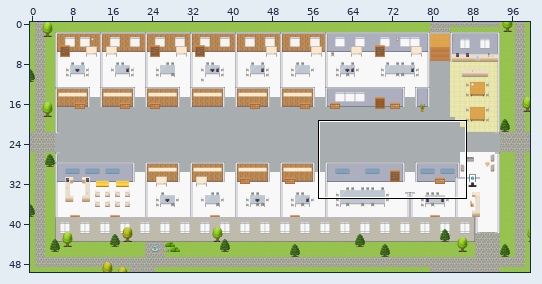
Tiled map (JSON), stored at maps/CS-Customer-Experience-Platform-Farmer-Experience-Unit.tmj. The picture above shows the old version from afar; the outline marks the close-up.
Close-up. Old version:
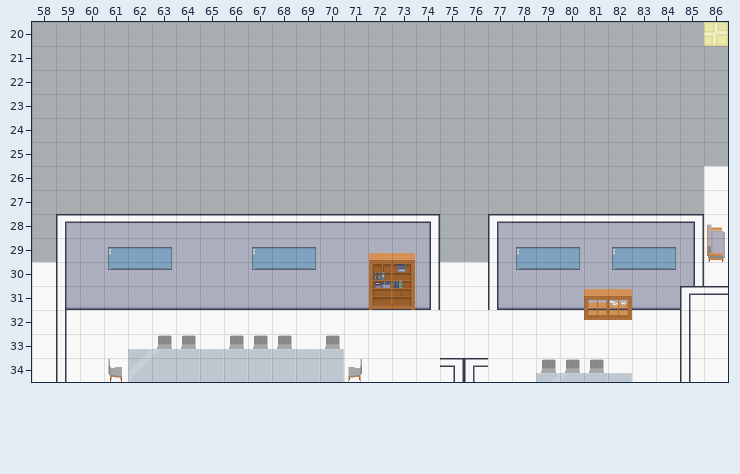
Cells are 32x32 px. Shown: x 58..86, y 20..34. The commit also changed other parts of the map, which this record leaves out.
The result:
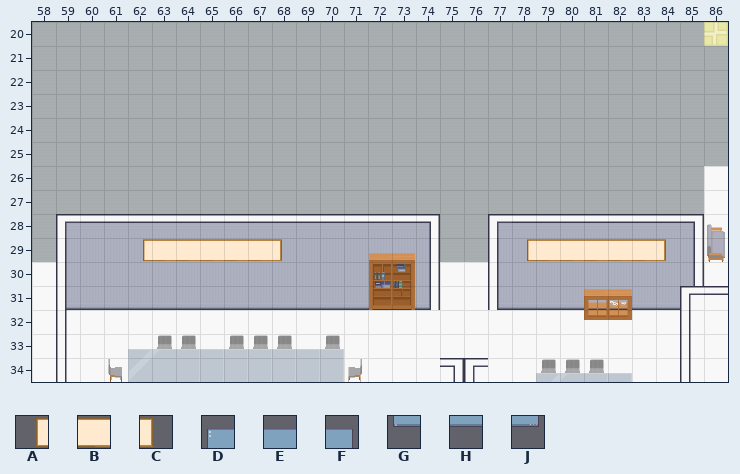
Key: from "Decoration": A 49, B 50, C 51; from "Misc": D 40, E 41, F 42, G 50, H 51, J 52.
_ is an empty cell.
The exact change:
Layer "tech":
Tile A replaces tile D in row 29 at x 78.
Tile A replaces tile E in row 29 at x 62.
Tile B replaces tile D in row 29 at x 67 and 82.
Tile B replaces tile E in row 29 at x 79 and 83.
Tile B replaces tile F in row 29 at x 63 and 80.
Tile B is added in row 29 at x 64 to 66 and 81.
Tile C replaces tile E in row 29 at x 68.
Tile C replaces tile F in row 29 at x 84.
The author cleared tile D in row 29 at x 61.
The author cleared tile F in row 29 at x 69.
The author cleared tile G in row 30 at x 61, 67, 78 and 82.
The author cleared tile H in row 30 at x 62, 68, 79 and 83.
The author cleared tile J in row 30 at x 63, 69, 80 and 84.
Boxes around the changes in both close-ups, in picture pixels (x1, y1, x2, y2):
changed: (108, 239, 316, 270)
changed: (516, 239, 676, 270)
